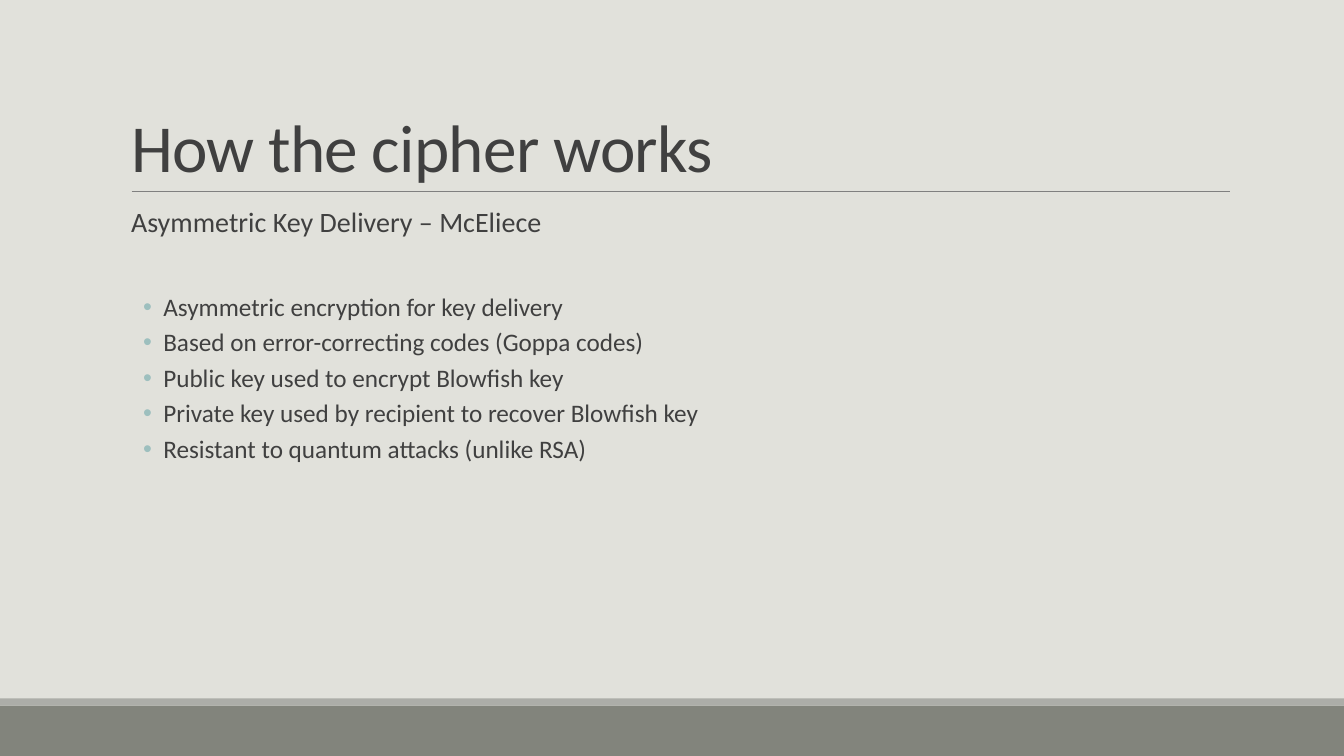
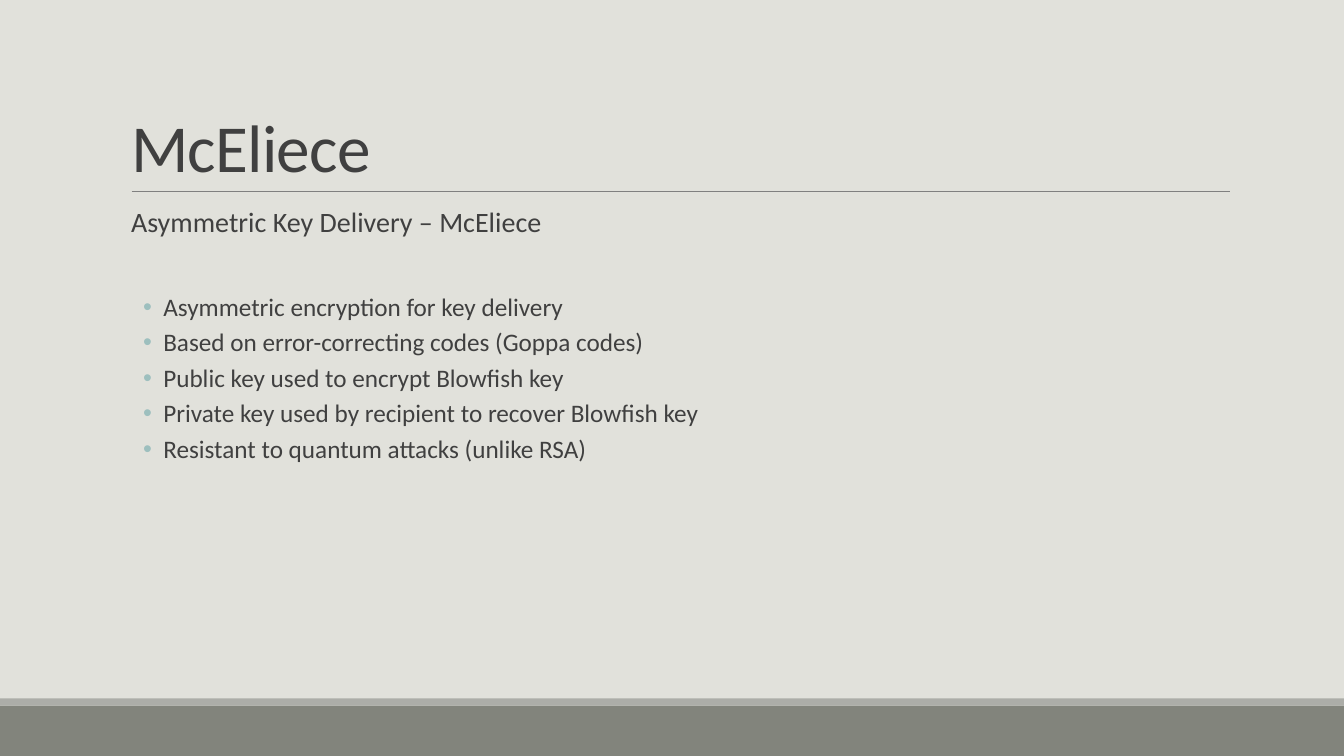
Before and after one commit to ShlomiFridman/CryptoProject2025, a slide deck: slide 9 of CryptoPresentation_Shahar.pptx (slide 10 before the commit). Drawn at 1344x756 pixels with LibreOffice and Linux fonts; fonts in the diff are those of the drawing. Boxes give left, top, right and bottom in pixels: in the first picture for what was removed or moved away, otherwise in the second. Text is boxed around its words. In the diff, an @@ line names an element or a change of style, - is before the commit and + after.

```diff
--- a/CryptoPresentation_Shahar.pptx
+++ b/CryptoPresentation_Shahar.pptx
@@ title at box(131, 125, 371, 173): text changed @@
-How the cipher works
+McEliece
```
Also in this commit, not shown: 1 other slide changed, 1 slide added.
